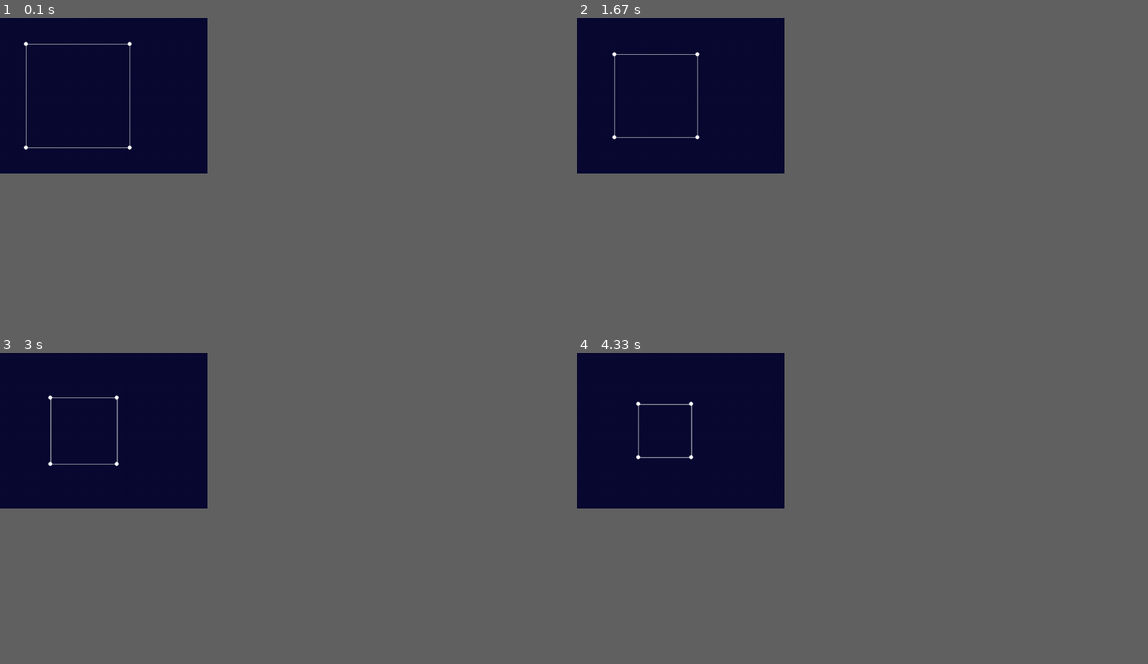
Above: before the commit, frames 1-4 (two rows, left to right).
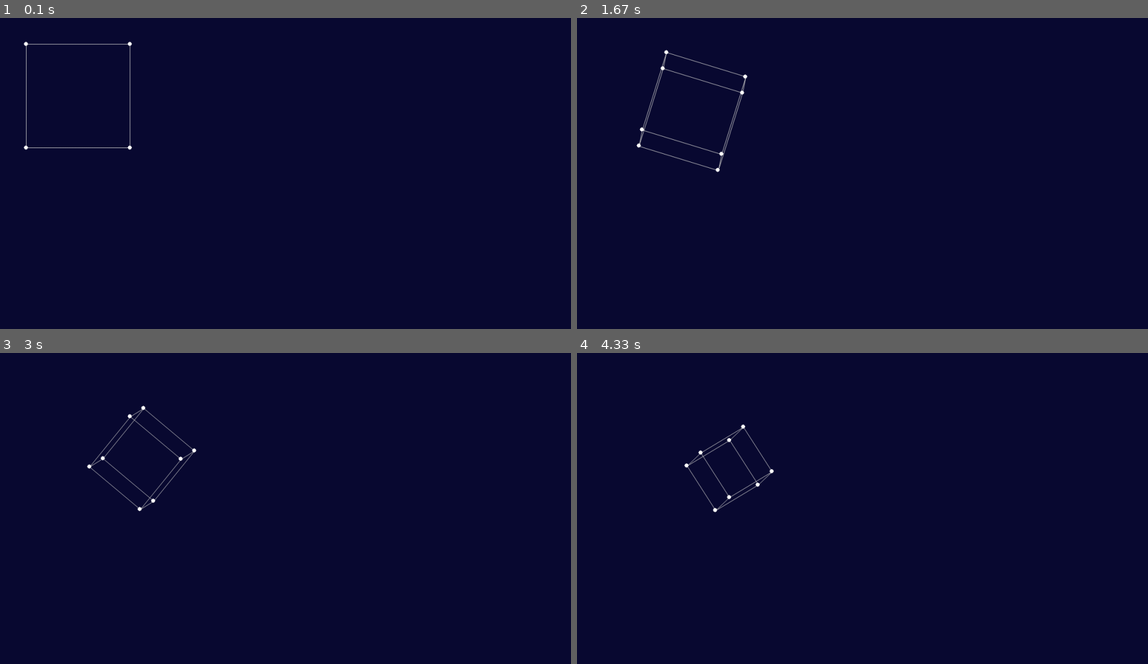
Above: after the commit, the same moments.

Repository: JonasMartins/Random
Game: pygame game, started from CG/code/3d_project/wireframeDisplay.py
Same seed, same stepped clock (60 frames per second), same inputs: the game is played once before the commit and once after it. The source is Python 2; it was converted automatically to run under Python 3.
Inputs:
- Up to frame 1 (0.1 s): no input
- Up to frame 2 (1.67 s): hold Z 0.33-0.8 s; hold W 0.33-0.8 s; tap Left at 0.83 s; hold W 1.17-1.63 s; tap Z at 1.23, 1.53 s; tap - at 1.32 s
- Up to frame 3 (3 s): hold A 1.67-2.2 s; tap Z at 1.73, 2.03, 2.3, 2.63, 2.93 s; hold S 2.23-2.53 s; tap X at 2.38 s; hold A 2.57-2.97 s; tap - at 2.72 s
- Up to frame 4 (4.33 s): hold W 3-3.37 s; tap Z at 3.07, 3.47, 3.87, 4.17 s; hold S 3.4-3.77 s; tap X at 3.55 s; hold A 3.8-4.27 s; tap - at 3.95 s; hold W from 4.3 s (still down)
The window is 327x245 before the commit and 900x490 after it. Grey fills any space a smaller window leaves; there, only what the larger window draws over its background counts as a difference.

The runs differ from the first frame. In frame 1, less than 0.1% of the frame differs, in the area x 22-24%, y 7-43%; in frame 2, 0.7%, in the area x 6-30%, y 10-50%; in frame 3, 0.6%; in frame 4, 0.5%.

Commit message:
rotation

Diff:
--- a/CG/code/3d_project/wireframe.py
+++ b/CG/code/3d_project/wireframe.py
@@ -1,4 +1,5 @@
 #!/bin/bin/python
+import math
 
 __version__ = "1.1.0"
 
@@ -38,18 +39,53 @@
       print(edge.stop.x, edge.stop.y, edge.stop.z)
 
   def translate(self, axis, d):
-      """ Add constant 'd' to the coordinate 'axis' of each node of a wireframe """
+    """ Add constant 'd' to the coordinate 'axis' of each node of a wireframe """
+    if axis in ['x', 'y', 'z']:
+      for node in self.nodes:
+        setattr(node, axis, getattr(node, axis) + d)
 
-      if axis in ['x', 'y', 'z']:
-        for node in self.nodes:
-          setattr(node, axis, getattr(node, axis) + d)
-
-  def scale(self, (centre_x, centre_y), scale):
+  def scale(self, centre, scale):
     """ Scale the wireframe from the centre of the screen """
-
     for node in self.nodes:
-      node.x = centre_x + scale * (node.x - centre_x)
-      node.y = centre_y + scale * (node.y - centre_y)
+      node.x = centre[0] + scale * (node.x - centre[0])
+      node.y = centre[1] + scale * (node.y - centre[1])
       node.z *= scale
 
+  def findCentre(self):
+    """ Find the centre of the wireframe. """
+    num_nodes = len(self.nodes)
+    meanX = sum([node.x for node in self.nodes]) / num_nodes
+    meanY = sum([node.y for node in self.nodes]) / num_nodes
+    meanZ = sum([node.z for node in self.nodes]) / num_nodes
+
+    return (meanX, meanY, meanZ)
+
+  def rotateX(self, centre, radians):
+    for node in self.nodes:
+      y      = node.y - centre[1]
+      z      = node.z - centre[2]
+      d      = math.hypot(y, z)
+      theta  = math.atan2(y, z) + radians
+      node.z = centre[2] + d * math.cos(theta)
+      node.y = centre[1] + d * math.sin(theta)
+
+  def rotateY(self, centre, radians):
+    for node in self.nodes:
+      x      = node.x - centre[0]
+      z      = node.z - centre[1]
+      d      = math.hypot(x, z)
+      theta  = math.atan2(x, z) + radians
+      node.z = centre[2] + d * math.cos(theta)
+      node.x = centre[0] + d * math.sin(theta)
+
+  def rotateZ(self, centre, radians):
+    for node in self.nodes:
+      x      = node.x - centre[0]
+      y      = node.y - centre[1]
+      d      = math.hypot(y, x)
+      theta  = math.atan2(y, x) + radians
+      node.x = centre[0] + d * math.cos(theta)
+      node.y = centre[1] + d * math.sin(theta)
+
+
 if __name__ == "__main__": main()
--- a/CG/code/3d_project/wireframeDisplay.py
+++ b/CG/code/3d_project/wireframeDisplay.py
@@ -9,7 +9,13 @@
     pygame.K_DOWN:   (lambda x: x.translateAll('y',  10)),
     pygame.K_UP:     (lambda x: x.translateAll('y', -10)),
     pygame.K_EQUALS: (lambda x: x.scaleAll(1.25)),
-    pygame.K_MINUS:  (lambda x: x.scaleAll( 0.8))}
+    pygame.K_MINUS:  (lambda x: x.scaleAll( 0.8)),
+    pygame.K_q:      (lambda x: x.rotateAll('X',  0.1)),
+    pygame.K_w:      (lambda x: x.rotateAll('X', -0.1)),
+    pygame.K_a:      (lambda x: x.rotateAll('Y',  0.1)),
+    pygame.K_s:      (lambda x: x.rotateAll('Y', -0.1)),
+    pygame.K_z:      (lambda x: x.rotateAll('Z',  0.1)),
+    pygame.K_x:      (lambda x: x.rotateAll('Z', -0.1))}
 
 
 class ProjectionViewer:
@@ -78,9 +84,18 @@
         for wireframe in self.wireframes.itervalues():
             wireframe.scale((centre_x, centre_y), scale)
 
+    def rotateAll(self, axis, theta):
+        """ Rotate all wireframe about their centre, along a given axis by a given angle. """
+
+        rotateFunction = 'rotate' + axis
+
+        for wireframe in self.wireframes.itervalues():
+            centre = wireframe.findCentre()
+            getattr(wireframe, rotateFunction)(centre, theta)
+
 
 if __name__ == '__main__':
-    pv = ProjectionViewer(400, 300)
+    pv = ProjectionViewer(1100, 600)
 
     cube = wireframe.Wireframe()
     cube.addNodes([(x,y,z) for x in (50,250) for y in (50,250) for z in (50,250)])
Not shown, changed: CG/code/3d_project/wireframe.pyc
